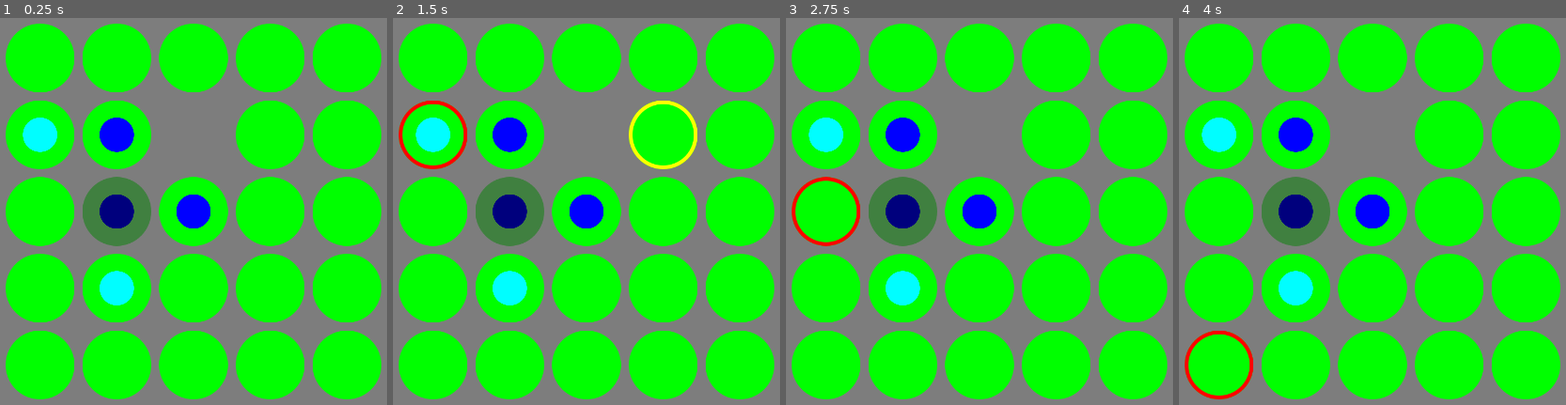
Above: before the commit, frames 1-4 (left to right).
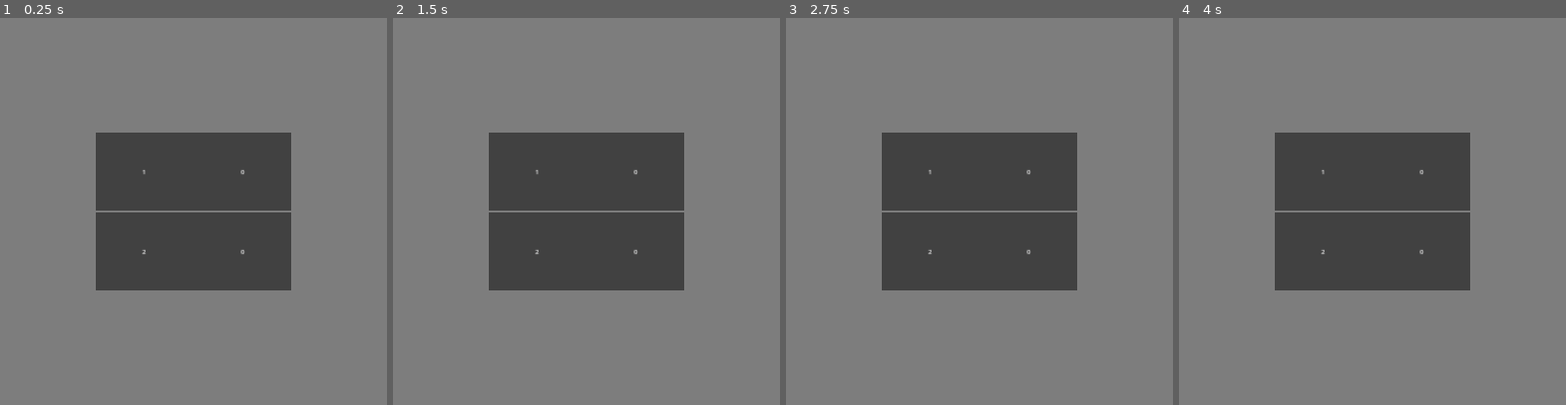
Above: after the commit, the same moments.

Repository: sisipun/FroggyJump
Game: Godot game, scene res://script/game.tscn
Same seed, same stepped clock (60 frames per second), same inputs: the game is played once before the commit and once after it.
Inputs (mouse positions are in pixels of both pictures, inside the frame that each line leads up to):
- Up to frame 1 (0.25 s): no input
- Up to frame 2 (1.5 s): tap Enter at 0.5 s; drag from (431, 56) to (586, 211) at 0.52 s; tap Space at 1.25 s; drag from (431, 134) to (586, 211) at 1.27 s
- Up to frame 3 (2.75 s): tap Enter at 2 s; move the mouse to (824, 211) at 2.02 s; click (824, 211) at 2.17 s
- Up to frame 4 (4 s): tap Space at 2.75 s; drag from (1217, 288) to (1217, 56) at 2.77 s; tap Enter at 3.5 s; drag from (1217, 366) to (1217, 134) at 3.52 s

The runs differ from the first frame. In frame 1, 68% of the frame differs, in the area x 1-99%, y 1-99%; in frame 2, 68%; in frame 3, 68%; in frame 4, 68%.

Commit message:
[LevelList] - open new levels by compeleting old onces

Diff:
--- a/asset/resource/level/1_level.tres
+++ b/asset/resource/level/1_level.tres
@@ -55,3 +55,4 @@
 _three_star_condition = 1
 default_cell = SubResource("Resource_8k2ry")
 custom_cells = Array[ExtResource("1_tu1vm")]([SubResource("Resource_yd6b5"), SubResource("Resource_bvqhv"), SubResource("Resource_gneva"), SubResource("Resource_5krmm"), SubResource("Resource_qrymg"), SubResource("Resource_yk01j")])
+required_levels = Array[String]([])
--- a/asset/resource/level/2_level.tres
+++ b/asset/resource/level/2_level.tres
@@ -25,3 +25,4 @@
 _three_star_condition = 3
 default_cell = SubResource("Resource_8k2ry")
 custom_cells = Array[ExtResource("1_0k40c")]([SubResource("Resource_pbx3r")])
+required_levels = Array[String](["1"])
--- a/script/game.gd
+++ b/script/game.gd
@@ -1,6 +1,2 @@
 class_name Game
 extends Node
-
-
-func _ready() -> void:
-	Events.emit_signal("level_start_request", Levels.get_current_level_id())
--- a/script/game.tscn
+++ b/script/game.tscn
@@ -36,5 +36,4 @@
 layout_mode = 1
 
 [node name="LevelListPopup" parent="InterfaceLayer/Interace" instance=ExtResource("5_usfuo")]
-visible = false
 layout_mode = 1
--- a/script/game_state/resource/level/level_resource.gd
+++ b/script/game_state/resource/level/level_resource.gd
@@ -10,6 +10,7 @@
 @export var _three_star_condition: int
 @export var default_cell: LevelCellResource
 @export var custom_cells: Array[LevelCellCustomResource]
+@export var required_levels: Array[String]
 
 
 func get_two_star_condition() -> int:
--- a/script/game_state/storage/event/event_storage.gd
+++ b/script/game_state/storage/event/event_storage.gd
@@ -4,7 +4,7 @@
 
 # GAME
 signal game_updated(game)
-signal game_stars_updated(level_id, score)
+signal game_level_completed(level_id, stars)
 
 
 # LEVEL
--- a/script/game_state/storage/game/game_storage.gd
+++ b/script/game_state/storage/game/game_storage.gd
@@ -39,12 +39,12 @@
 	if levels.size() == 0:
 		game.levels.push_back(LevelData.new(level_id, stars))
 		save()
-		Events.emit_signal("game_stars_updated", level_id, stars)
+		Events.emit_signal("game_level_completed", level_id, stars)
 	else:
 		var level: LevelData = levels[0]
 		level.stars = max(level.stars, stars)
 		save()
-		Events.emit_signal("game_stars_updated", level.id, level.stars)
+		Events.emit_signal("game_level_completed", level.id, level.stars)
 
 
 func save() -> void:
--- a/script/game_state/storage/level/level_storage.gd
+++ b/script/game_state/storage/level/level_storage.gd
@@ -1,27 +1,36 @@
 class_name LevelStorage
 extends Node
+
+
+class LevelStats:
+	var stars: int
+	var completed: bool
+
+	func _init() -> void:
+		stars = 0
+		completed = false
 
 
 @export var _levels: Array[LevelResource]
 
 var _current_level_id: String
-var _id_to_level: Dictionary = {}
-var _stars: Dictionary = {}
 var _level_ids: Array[String] = []
+var _id_to_resource: Dictionary = {}
+var _id_to_stats: Dictionary = {}
 
 
 func _ready() -> void:
 	Events.game_updated.connect(_on_game_updated)
-	Events.game_stars_updated.connect(_on_game_stars_updated)
+	Events.game_level_completed.connect(_on_game_level_completed)
 	for level in _levels:
-		_id_to_level[level.id] = level
-		_stars[level.id] = 0
+		_id_to_resource[level.id] = level
+		_id_to_stats[level.id] = LevelStats.new()
 		_level_ids.append(level.id)
 	_current_level_id = _level_ids[0]
 
 
 func get_resource_by_id(id: String) -> LevelResource:
-	return _id_to_level[id]
+	return _id_to_resource[id]
 
 
 func get_model_by_id(id: String) -> LevelModel:
@@ -54,15 +63,26 @@
 
 
 func get_stars(id: String) -> int:
-	return _stars[id]
+	return _id_to_stats[id].stars
+
+
+func is_enabled(id: String) -> bool:
+	var resource: LevelResource = _id_to_resource[id]
+	return resource.required_levels.all(func(it): return _id_to_stats[it].completed)
 
 
 func _on_game_updated(game: GameData) -> void:
 	for level in game.levels:
-		_stars[level.id] = level.stars
+		_update_level_stats(level.id, level.stars, true)
 	if game.current_level_id:
 		_current_level_id = game.current_level_id
 
 
-func _on_game_stars_updated(level_id: String, stars: int) -> void:
-	_stars[level_id] = stars
+func _on_game_level_completed(level_id: String, stars: int) -> void:
+	_update_level_stats(level_id, stars, true)
+
+
+func _update_level_stats(level_id: String, stars: int, completed: bool) -> void:
+	var stats: LevelStats = _id_to_stats[level_id]
+	stats.stars = stars
+	stats.completed = completed
--- a/script/interface/popup/level_list/level_preview.gd
+++ b/script/interface/popup/level_list/level_preview.gd
@@ -19,22 +19,26 @@
 	set(value):
 		stars = value
 		_stars_label.text = str(stars)
+var enabled: bool
 
 
 func _ready() -> void:
-	Events.game_stars_updated.connect(_on_game_stars_updated)
+	Events.game_level_completed.connect(_on_game_level_completed)
 
 
 func init(_level_id: String, _stars: int) -> void:
-	self.level_id = _level_id
-	self.stars = _stars
+	level_id = _level_id
+	stars = _stars
+	enabled = Levels.is_enabled(level_id)
 
 
 func _gui_input(event: InputEvent) -> void:
-	if event is InputEventScreenTouch and !event.is_pressed():
+	if enabled and event is InputEventScreenTouch and !event.is_pressed():
 		emit_signal("pressed")
 
 
-func _on_game_stars_updated(_level_id: String, _stars: int) -> void:
+func _on_game_level_completed(_level_id: String, _stars: int) -> void:
 	if level_id == _level_id:
 		stars = Levels.get_stars(_level_id)
+	if not enabled:
+		enabled = Levels.is_enabled(level_id)
